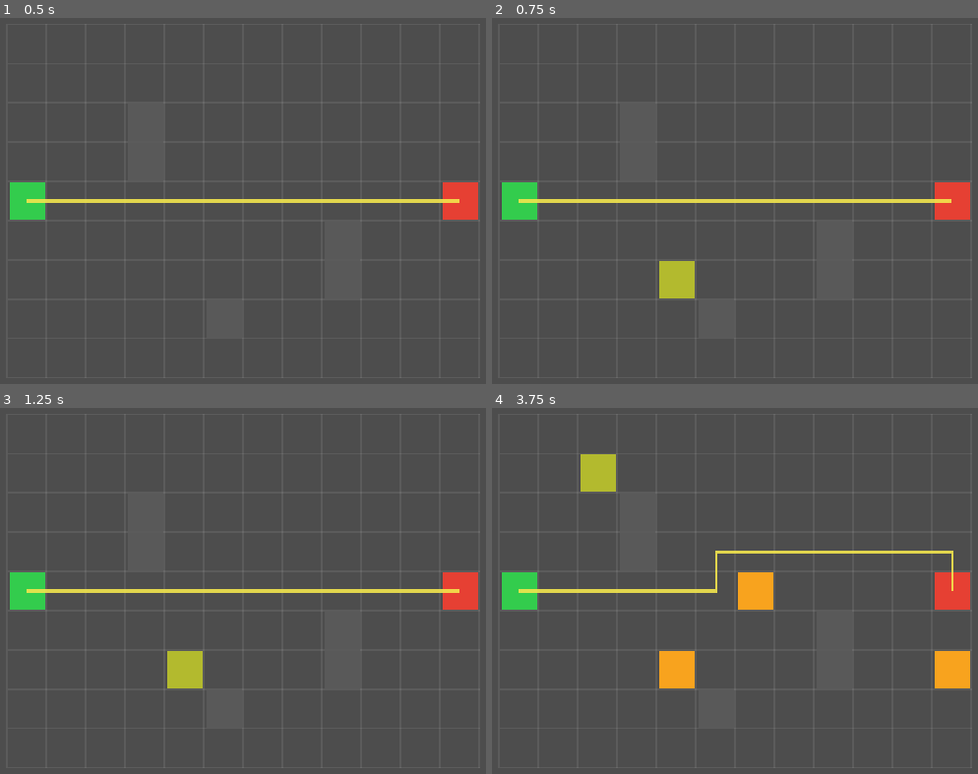
Above: before the commit, frames 1-4 (two rows, left to right).
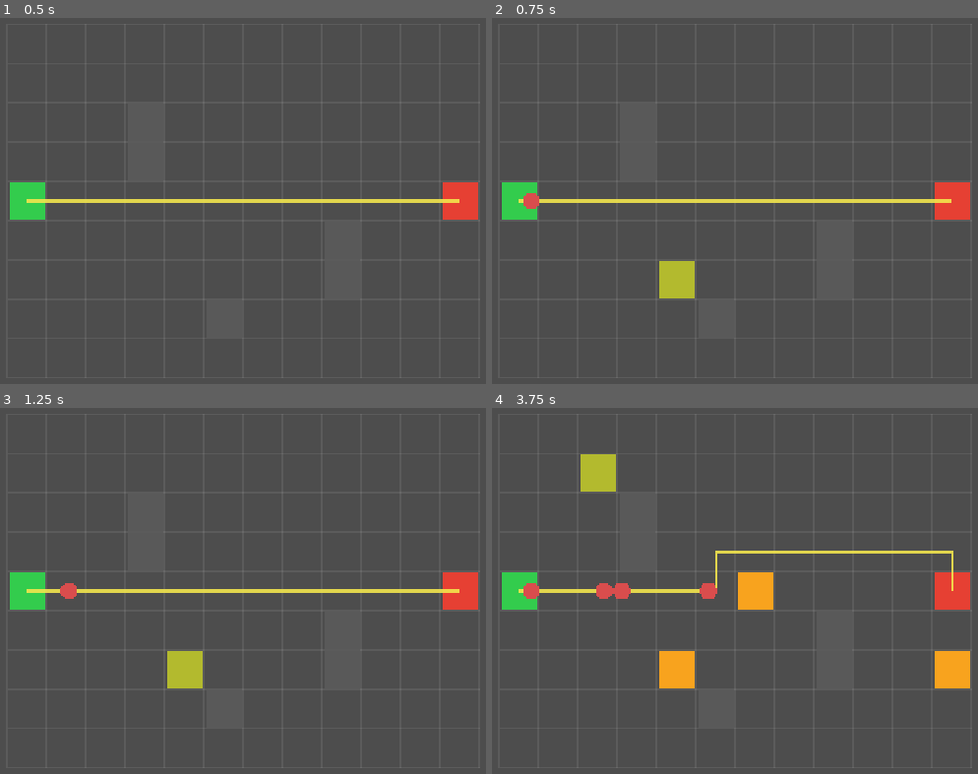
Above: after the commit, the same moments.

Repository: lmeazzini/maze-defense
Game: Godot game, scene res://scenes/game_level.tscn
The game is run twice, just before and just after one commit, with the same random seed, the same clock (stepped at 60 frames per second) and the same inputs.
Inputs (mouse positions are in pixels of both pictures, inside the frame that each line leads up to):
- Up to frame 1 (0.5 s): no input
- Up to frame 2 (0.75 s): tap Enter at 0.5 s; move the mouse to (696, 288) at 0.52 s; hold Space (start_wave) from 0.53 s (still down); click (696, 288) at 0.67 s
- Up to frame 3 (1.25 s): keep holding Space (start_wave)
- Up to frame 4 (3.75 s): release Space (start_wave) at 1.25 s; drag from (973, 656) to (696, 678) at 1.27 s; tap Space (start_wave) at 2, 2.3 s; move the mouse to (501, 525) at 2.02 s; hold Shift 2.03-2.75 s; click (501, 525) at 2.17 s; drag from (773, 591) to (501, 525) at 2.77 s; move the mouse to (618, 481) at 3.52 s; hold Space (start_wave) from 3.53 s (still down); tap Ctrl at 3.6 s; click (618, 481) at 3.67 s

Frame 1 is identical in both runs. In frame 2, 0.1% of the frame differs, in the area x 6-10%, y 47-53%; in frame 3, 0.1%; in frame 4, 0.5%, in the area x 6-47%, y 47-53%.

Commit message:
M2: inimigos com reroteamento mid-cell e integração anti-bloqueio
- Enemy: movimento por centros de célula, invariante anchor=next_cell
  no reroute (termina o segmento e segue — sem teleporte), métrica
  remaining_distance para mira, take_damage com armadura (só PHYSICAL),
  slow que mantém o fator mais forte e renova duração
- EnemyRegistry: lista de vivos + occupied_cells() (célula atual +
  próxima, deduplicadas) alimentando a validação de construção
- GameLevel: spawner provisório (Space) e _enemy_cells() real
- 10 testes novos (23 total, 62 asserts): reroute sem teleporte,
  desvio completa até a saída, dedup de células, armadura, slow,
  rejeição de construção sobre células de inimigos

Co-Authored-By: Claude Fable 5 <noreply@anthropic.com>

Diff:
--- /dev/null
+++ b/data/enemies/normal.tres
@@ -0,0 +1,16 @@
+[gd_resource type="Resource" script_class="EnemyData" load_steps=2 format=3]
+
+[ext_resource type="Script" path="res://scripts/data/enemy_data.gd" id="1"]
+
+[resource]
+script = ExtResource("1")
+id = &"normal"
+name_key = &"ENEMY_NORMAL"
+max_hp = 50.0
+speed = 96.0
+armor = 0.0
+gold_reward = 5
+lives_cost = 1
+is_boss = false
+placeholder_color = Color(0.85, 0.3, 0.3, 1)
+radius = 14.0
--- /dev/null
+++ b/scenes/enemies/enemy.tscn
@@ -0,0 +1,6 @@
+[gd_scene load_steps=2 format=3]
+
+[ext_resource type="Script" path="res://scripts/enemies/enemy.gd" id="1"]
+
+[node name="Enemy" type="Node2D"]
+script = ExtResource("1")
--- a/scenes/game_level.tscn
+++ b/scenes/game_level.tscn
@@ -1,8 +1,9 @@
-[gd_scene load_steps=4 format=3]
+[gd_scene load_steps=5 format=3]
 
 [ext_resource type="Script" path="res://scripts/game/game_level.gd" id="1"]
 [ext_resource type="Script" path="res://scripts/board/grid_manager.gd" id="2"]
 [ext_resource type="Script" path="res://scripts/board/grid_overlay.gd" id="3"]
+[ext_resource type="Script" path="res://scripts/board/enemy_registry.gd" id="4"]
 
 [node name="GameLevel" type="Node2D"]
 script = ExtResource("1")
@@ -21,3 +22,6 @@
 y_sort_enabled = true
 
 [node name="Projectiles" type="Node2D" parent="Board"]
+
+[node name="EnemyRegistry" type="Node" parent="."]
+script = ExtResource("4")
--- /dev/null
+++ b/scripts/board/enemy_registry.gd
@@ -0,0 +1,36 @@
+class_name EnemyRegistry
+extends Node
+## Lista canônica de inimigos vivos. Evita get_nodes_in_group em hot paths
+## e fornece occupied_cells() para a validação anti-bloqueio.
+
+var alive: Array[Enemy] = []
+
+
+func register(enemy: Enemy) -> void:
+	alive.append(enemy)
+	enemy.died.connect(_on_died)
+	enemy.leaked.connect(_on_leaked)
+	GameEvents.enemy_spawned.emit(enemy)
+
+
+## Célula atual + próxima célula de cada inimigo vivo, deduplicadas.
+## A "próxima" garante que a célula-alvo de um inimigo nunca vira sólida.
+func occupied_cells() -> Array[Vector2i]:
+	var seen: Dictionary = {}
+	for enemy in alive:
+		seen[enemy.current_cell()] = true
+		seen[enemy.next_cell()] = true
+	var cells: Array[Vector2i] = []
+	for cell: Vector2i in seen:
+		cells.append(cell)
+	return cells
+
+
+func _on_died(enemy: Enemy) -> void:
+	alive.erase(enemy)
+	GameEvents.enemy_died.emit(enemy, enemy.data.gold_reward)
+
+
+func _on_leaked(enemy: Enemy) -> void:
+	alive.erase(enemy)
+	GameEvents.enemy_leaked.emit(enemy, enemy.data.lives_cost)
--- /dev/null
+++ b/scripts/enemies/enemy.gd
@@ -0,0 +1,138 @@
+class_name Enemy
+extends Node2D
+## Inimigo terrestre: anda de centro em centro de célula até a saída.
+## Invariante de reroteamento: estando entre A e B (indo para o centro de B),
+## o novo caminho é calculado A PARTIR DE B — a validação de construção garante
+## que B nunca vira sólido, então basta terminar o segmento e seguir.
+##
+## Coordenadas locais ao Board (mesmo espaço do GridManager).
+
+signal died(enemy: Enemy)
+signal leaked(enemy: Enemy)
+
+var data: EnemyData
+var current_hp: float
+## Distância restante até a saída em px — métrica de mira "primeiro da fila"
+var remaining_distance: float = 0.0
+
+var _grid: GridManager
+var _path: PackedVector2Array
+var _path_index: int = 0
+var _slow_factor: float = 1.0
+var _slow_time_left: float = 0.0
+var _finished: bool = false
+
+
+func _ready() -> void:
+	GameEvents.grid_changed.connect(_on_grid_changed)
+
+
+## Injeção direta do GridManager (exceção documentada a "sinais em tudo"):
+## consulta de caminho é serviço síncrono com retorno.
+func setup(grid: GridManager, enemy_data: EnemyData, hp_multiplier: float = 1.0) -> void:
+	_grid = grid
+	data = enemy_data
+	current_hp = data.max_hp * hp_multiplier
+
+
+## Posiciona na entrada e calcula o caminho inicial. Chamar após add_child.
+func start() -> void:
+	position = _grid.cell_to_world(_grid.entry_cell)
+	_adopt_path(_grid.get_world_path(_grid.entry_cell))
+
+
+func current_cell() -> Vector2i:
+	return _grid.world_to_cell(position)
+
+
+## Célula para cuja direção o inimigo está andando (== atual quando parado num centro).
+func next_cell() -> Vector2i:
+	if _path_index < _path.size():
+		return _grid.world_to_cell(_path[_path_index])
+	return current_cell()
+
+
+func effective_speed() -> float:
+	return data.speed * (_slow_factor if _slow_time_left > 0.0 else 1.0)
+
+
+func take_damage(amount: float, type: TowerData.DamageType) -> void:
+	if _finished:
+		return
+	var final := amount
+	if type == TowerData.DamageType.PHYSICAL:
+		final *= 1.0 - data.armor
+	current_hp -= final
+	queue_redraw()
+	if current_hp <= 0.0:
+		_finished = true
+		died.emit(self)
+		queue_free()
+
+
+## Slow não acumula: mantém o fator mais forte e renova a duração.
+func apply_slow(factor: float, duration: float) -> void:
+	_slow_factor = minf(factor, _slow_factor) if _slow_time_left > 0.0 else factor
+	_slow_time_left = duration
+	queue_redraw()
+
+
+func _physics_process(delta: float) -> void:
+	if _finished or _path_index >= _path.size():
+		return
+	if _slow_time_left > 0.0:
+		_slow_time_left -= delta
+	var budget := effective_speed() * delta
+	while budget > 0.0 and _path_index < _path.size():
+		var target := _path[_path_index]
+		var dist := position.distance_to(target)
+		if dist <= budget:
+			position = target
+			budget -= dist
+			remaining_distance = maxf(remaining_distance - dist, 0.0)
+			_path_index += 1
+		else:
+			position += (target - position) / dist * budget
+			remaining_distance = maxf(remaining_distance - budget, 0.0)
+			budget = 0.0
+	if _path_index >= _path.size():
+		_finished = true
+		leaked.emit(self)
+		queue_free()
+	queue_redraw()
+
+
+func _on_grid_changed() -> void:
+	if _finished:
+		return
+	var anchor := next_cell()
+	var new_path := _grid.get_world_path(anchor)
+	if new_path.is_empty():
+		# Não deveria acontecer: a validação garante caminho para occupied_cells
+		push_warning("Inimigo sem caminho após mudança da grade (célula %s)" % anchor)
+		return
+	_adopt_path(new_path)
+
+
+func _adopt_path(points: PackedVector2Array) -> void:
+	_path = points
+	_path_index = 0
+	remaining_distance = position.distance_to(points[0])
+	for i in points.size() - 1:
+		remaining_distance += points[i].distance_to(points[i + 1])
+
+
+func _draw() -> void:
+	if data == null:
+		return
+	draw_circle(Vector2.ZERO, data.radius, data.placeholder_color)
+	if data.armor >= 0.5:
+		draw_arc(Vector2.ZERO, data.radius + 2.0, 0.0, TAU, 24, Color(0.6, 0.6, 0.65), 2.0)
+	if _slow_time_left > 0.0:
+		draw_circle(Vector2.ZERO, data.radius, Color(0.3, 0.6, 1.0, 0.45))
+	if current_hp < data.max_hp:
+		var width := data.radius * 2.0
+		var top := Vector2(-data.radius, -data.radius - 8.0)
+		draw_rect(Rect2(top, Vector2(width, 4.0)), Color(0.15, 0.15, 0.15))
+		var ratio := clampf(current_hp / data.max_hp, 0.0, 1.0)
+		draw_rect(Rect2(top, Vector2(width * ratio, 4.0)), Color(0.25, 0.85, 0.3))
--- a/scripts/game/game_level.gd
+++ b/scripts/game/game_level.gd
@@ -5,6 +5,8 @@
 ## (O input de construção migra para o BuildController no M3.)
 
 const DEFAULT_MAP := preload("res://data/maps/map_01.tres")
+const ENEMY_SCENE := preload("res://scenes/enemies/enemy.tscn")
+const DEBUG_ENEMY := preload("res://data/enemies/normal.tres")
 
 ## Definido pela seleção de mapa antes da troca de cena (M5)
 static var next_map: MapData
@@ -12,6 +14,8 @@
 @onready var _board: Node2D = $Board
 @onready var _grid: GridManager = $Board/GridManager
 @onready var _overlay: GridOverlay = $Board/GridOverlay
+@onready var _enemies: Node2D = $Board/Enemies
+@onready var _registry: EnemyRegistry = $EnemyRegistry
 
 var _map: MapData
 
@@ -34,6 +38,17 @@
 	elif event is InputEventMouseButton and event.pressed \
 			and (event as InputEventMouseButton).button_index == MOUSE_BUTTON_LEFT:
 		_handle_click()
+	elif event.is_action_pressed(&"start_wave"):
+		# Spawner provisório do M2 — substituído pelo WaveManager no M4
+		_spawn_debug_enemy()
+
+
+func _spawn_debug_enemy() -> void:
+	var enemy: Enemy = ENEMY_SCENE.instantiate()
+	_enemies.add_child(enemy)
+	enemy.setup(_grid, DEBUG_ENEMY)
+	enemy.start()
+	_registry.register(enemy)
 
 
 func _mouse_cell() -> Vector2i:
@@ -71,5 +86,4 @@
 
 
 func _enemy_cells() -> Array[Vector2i]:
-	# M2: virá do EnemyRegistry (célula atual + próxima de cada inimigo vivo)
-	return []
+	return _registry.occupied_cells()
--- /dev/null
+++ b/tests/unit/test_enemy.gd
@@ -0,0 +1,155 @@
+extends GutTest
+## Movimento, reroteamento mid-cell, vazamento, slow, armadura e registry.
+## Física controlada manualmente (set_physics_process(false) + ticks explícitos).
+
+const ENEMY_SCENE := preload("res://scenes/enemies/enemy.tscn")
+const CELL := 64.0
+
+var grid: GridManager
+
+
+func before_each() -> void:
+	grid = GridManager.new()
+	add_child_autofree(grid)
+	var map := MapData.new()
+	map.grid_size = Vector2i(8, 5)
+	map.entry_cell = Vector2i(0, 2)
+	map.exit_cell = Vector2i(7, 2)
+	grid.setup(map)
+
+
+func _make_data(speed: float = 64.0, armor: float = 0.0) -> EnemyData:
+	var d := EnemyData.new()
+	d.max_hp = 50.0
+	d.speed = speed
+	d.armor = armor
+	d.gold_reward = 5
+	d.lives_cost = 1
+	return d
+
+
+func _spawn(data: EnemyData = null) -> Enemy:
+	var enemy: Enemy = ENEMY_SCENE.instantiate()
+	add_child_autofree(enemy)
+	enemy.set_physics_process(false)
+	enemy.setup(grid, data if data != null else _make_data())
+	enemy.start()
+	return enemy
+
+
+func test_initial_state() -> void:
+	var enemy := _spawn()
+	assert_eq(enemy.position, grid.cell_to_world(grid.entry_cell))
+	# 7 segmentos de 64px até a saída
+	assert_almost_eq(enemy.remaining_distance, 7.0 * CELL, 0.01)
+	assert_eq(enemy.current_cell(), Vector2i(0, 2))
+
+
+func test_movement_consumes_remaining_distance() -> void:
+	var enemy := _spawn()
+	enemy._physics_process(0.5)  # 64 px/s * 0.5s = 32 px
+	assert_almost_eq(enemy.position.x, grid.cell_to_world(grid.entry_cell).x + 32.0, 0.01)
+	assert_almost_eq(enemy.remaining_distance, 7.0 * CELL - 32.0, 0.01)
+
+
+func test_leak_emits_and_forwards_lives_cost() -> void:
+	var registry := EnemyRegistry.new()
+	add_child_autofree(registry)
+	var enemy := _spawn()
+	registry.register(enemy)
+	watch_signals(enemy)
+	watch_signals(GameEvents)
+	for i in 10:
+		enemy._physics_process(1.0)
+	assert_signal_emitted(enemy, "leaked")
+	assert_signal_emitted_with_parameters(GameEvents, "enemy_leaked", [enemy, 1])
+	assert_eq(registry.alive.size(), 0, "Registry remove o inimigo que vazou")
+
+
+func test_reroute_keeps_position_and_heading() -> void:
+	var enemy := _spawn()
+	enemy._physics_process(1.5)  # 96 px: entre a célula (1,2) e a (2,2)
+	var pos_before := enemy.position
+	var heading_before := enemy.next_cell()
+	var remaining_before := enemy.remaining_distance
+	assert_eq(heading_before, Vector2i(2, 2), "Sanidade: indo em direção à célula (2,2)")
+
+	grid.commit_tower(Vector2i(4, 2))  # bloqueia a rota direta à frente
+
+	assert_eq(enemy.position, pos_before, "Reroute não teleporta")
+	assert_eq(enemy.next_cell(), heading_before, "Reroute mantém o segmento em andamento")
+	assert_gt(enemy.remaining_distance, remaining_before, "Desvio aumenta a distância restante")
+
+
+func test_reroute_then_walks_to_exit() -> void:
+	var enemy := _spawn()
+	enemy._physics_process(1.5)
+	grid.commit_tower(Vector2i(4, 2))
+	watch_signals(enemy)
+	for i in 16:
+		enemy._physics_process(1.0)
+	assert_signal_emitted(enemy, "leaked", "Inimigo completa o desvio e chega à saída")
+
+
+func test_occupied_cells_includes_current_and_next_dedup() -> void:
+	var registry := EnemyRegistry.new()
+	add_child_autofree(registry)
+	var a := _spawn()
+	var b := _spawn()
+	registry.register(a)
+	registry.register(b)
+	# Ambos parados na entrada: atual == próxima == entrada → 1 célula única
+	assert_eq(registry.occupied_cells(), [Vector2i(0, 2)] as Array[Vector2i])
+	a._physics_process(1.0)  # a chega ao centro de (1,2), indo para (2,2)
+	var cells := registry.occupied_cells()
+	assert_has(cells, Vector2i(0, 2))
+	assert_has(cells, Vector2i(1, 2))
+	assert_has(cells, Vector2i(2, 2))
+	assert_eq(cells.size(), 3)
+
+
+func test_armor_reduces_only_physical() -> void:
+	var enemy := _spawn(_make_data(64.0, 0.7))
+	enemy.take_damage(10.0, TowerData.DamageType.PHYSICAL)
+	assert_almost_eq(enemy.current_hp, 50.0 - 3.0, 0.01, "Físico reduzido em 70%")
+	enemy.take_damage(10.0, TowerData.DamageType.EXPLOSIVE)
+	assert_almost_eq(enemy.current_hp, 47.0 - 10.0, 0.01, "Explosivo ignora armadura")
+
+
+func test_death_emits_and_pays_gold() -> void:
+	var registry := EnemyRegistry.new()
+	add_child_autofree(registry)
+	var enemy := _spawn()
+	registry.register(enemy)
+	watch_signals(GameEvents)
+	enemy.take_damage(100.0, TowerData.DamageType.MAGIC)
+	assert_signal_emitted_with_parameters(GameEvents, "enemy_died", [enemy, 5])
+	assert_eq(registry.alive.size(), 0)
+
+
+func test_slow_keeps_strongest_and_renews_duration() -> void:
+	var enemy := _spawn()
+	enemy.apply_slow(0.5, 2.0)
+	assert_almost_eq(enemy.effective_speed(), 32.0, 0.01)
+	# Slow mais fraco não substitui o fator, mas renova a duração
+	enemy.apply_slow(0.8, 2.0)
+	assert_almost_eq(enemy.effective_speed(), 32.0, 0.01)
+	# Duração expira com o tempo (descontada no tick de física)
+	for i in 5:
+		enemy._physics_process(0.5)
+	assert_almost_eq(enemy.effective_speed(), 64.0, 0.01, "Slow expirado")
+
+
+func test_cannot_place_on_enemy_path_cells() -> void:
+	var registry := EnemyRegistry.new()
+	add_child_autofree(registry)
+	var enemy := _spawn()
+	registry.register(enemy)
+	enemy._physics_process(1.5)  # entre (1,2) e (2,2)
+	var cells := registry.occupied_cells()
+	for cell in cells:
+		assert_eq(
+			grid.validate_placement(cell, cells),
+			GridManager.PlacementError.ENEMY_ON_CELL,
+			"Célula %s ocupada por inimigo deve ser rejeitada" % cell
+		)
Not shown, added: scripts/board/enemy_registry.gd.uid
Not shown, added: scripts/enemies/enemy.gd.uid
Not shown, added: tests/unit/test_enemy.gd.uid
